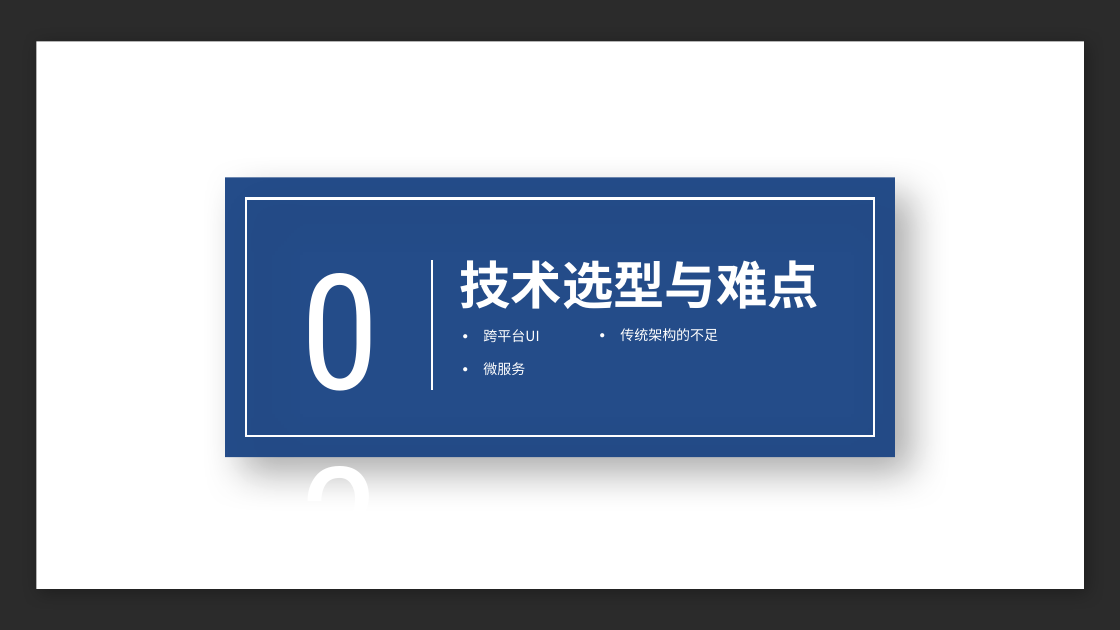
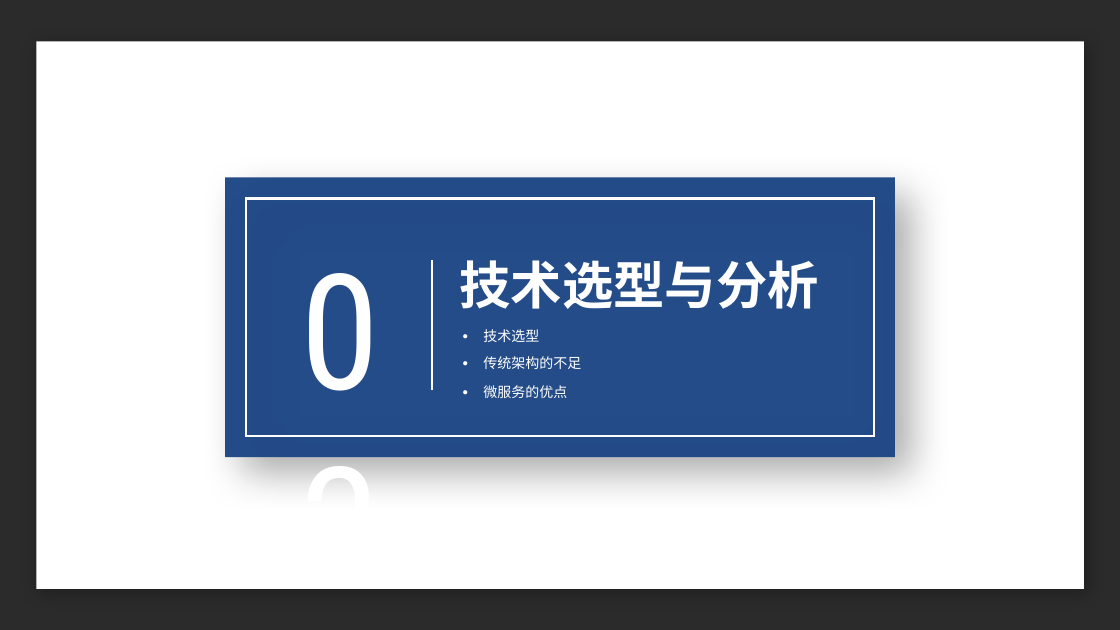
Before and after one commit to TENX-S/GraduationProject, a slide deck: slide 6 of paper/答辩PPT.pptx (slide 7 before the commit). Drawn at 1120x630 pixels with LibreOffice and Linux fonts; fonts in the diff are those of the drawing; background and template pictures are left out; a plain dark background stands for a picture behind light text. Boxes give left, top, right and bottom in pixels: in the first picture for what was removed or moved away, otherwise in the second. Text is boxed around its words. In the diff, an @@ line names an element or a change of style, - is before the commit and + after.

```diff
--- a/paper/答辩PPT.pptx
+++ b/paper/答辩PPT.pptx
@@ text at <box>459,260,818,309</box>: text changed @@
-技术选型与难点
+技术选型与分析
@@ text at <box>483,329,539,342</box>: text changed @@
-  ● 跨平台UI
+  ● 技术选型
@@ text "传统架构的不足": place and size @@
-text "传统架构的不足" at <box>620,328,718,341</box>
+text "传统架构的不足" at <box>483,356,581,369</box>
@@ text at <box>483,385,567,398</box>: text changed @@
-  ● 微服务
+  ● 微服务的优点
```
Also in this commit, not shown: 6 other slides changed, 14 slides added, 23 slides removed.
